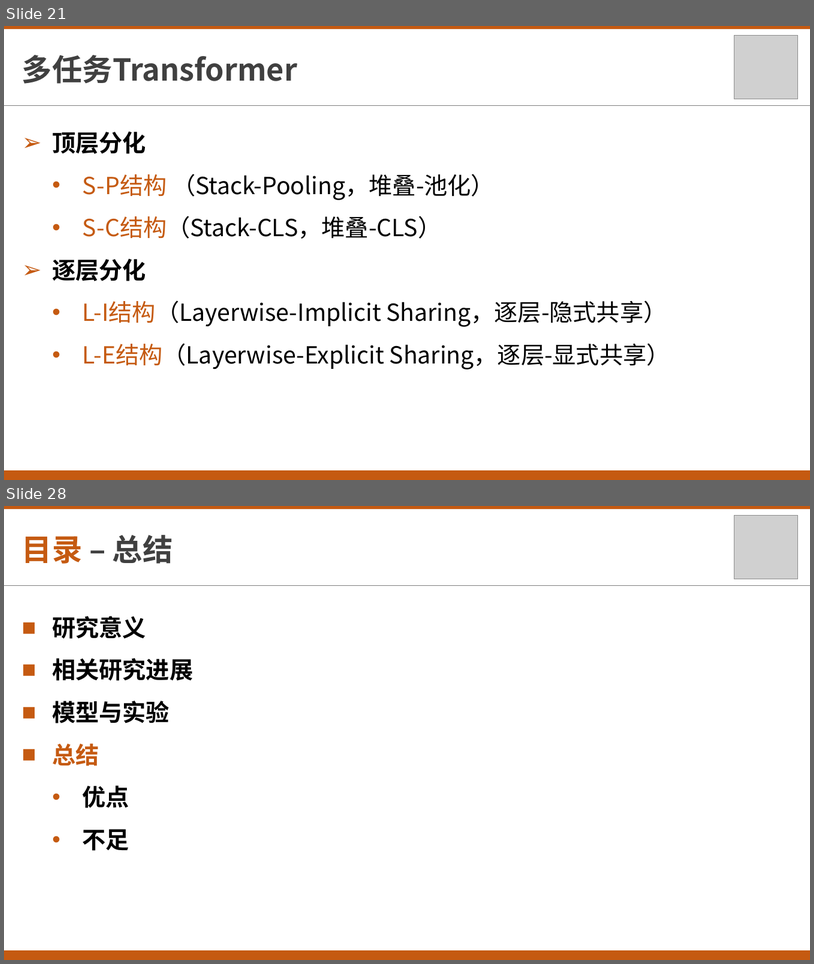
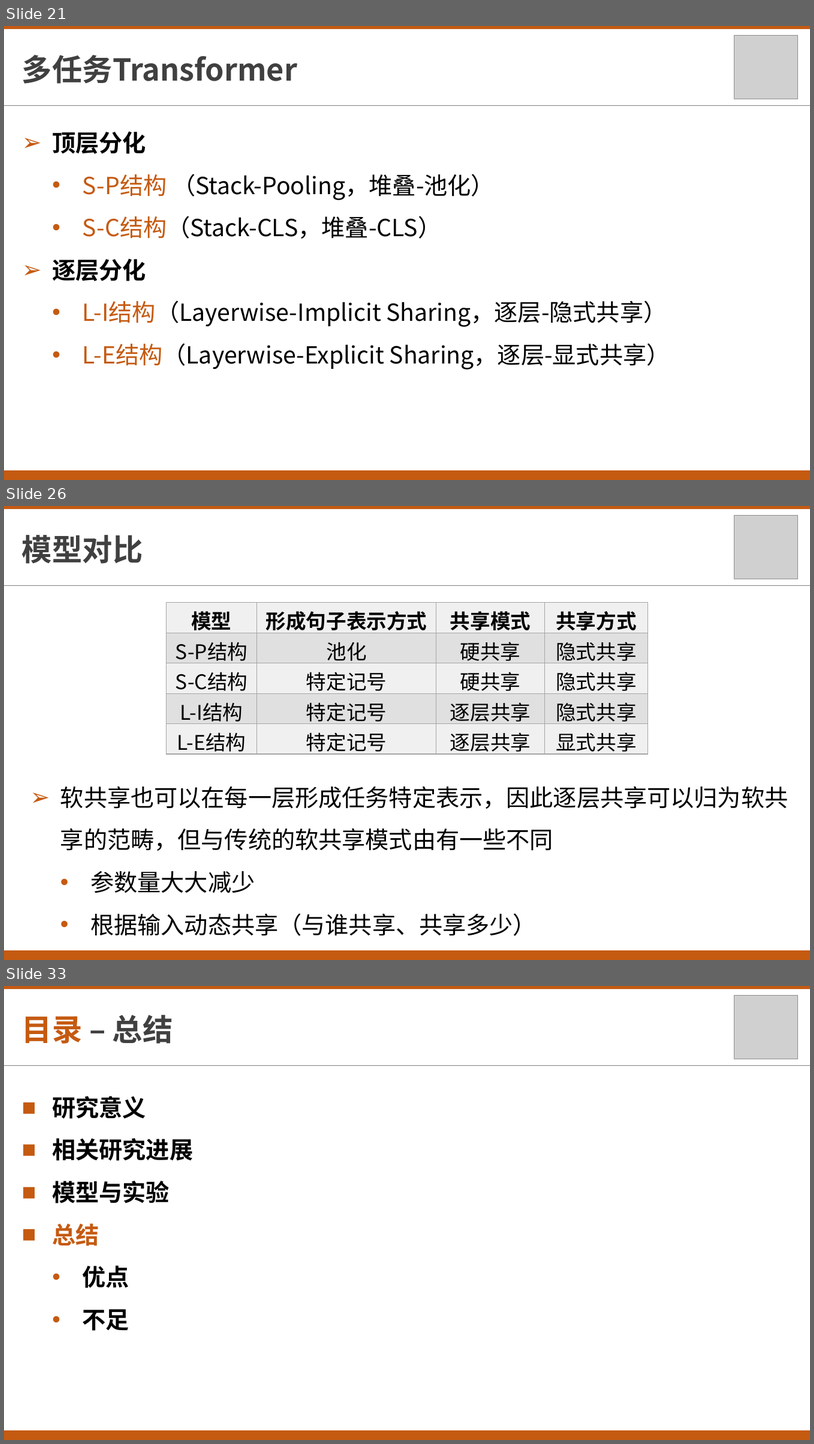
Before and after one commit to txsun1997/Bachelor-Thesis-XDU, a slide deck: materials/毕业设计答辩.pptx. Shown one above the other, each under a label of ours: slides 21 and 28 before the commit, slides 21, 26 and 33 after it; the slides between them are not shown. The pictures are 814x964 and 814x1444 pixels, drawn with LibreOffice and Linux fonts; fonts in the diff are those of the drawing; grey boxes stand for pictures. Boxes give left, top, right and bottom in pixels: in the first picture for what was removed or moved away, otherwise in the second. Text is boxed around its words. In the diff, an @@ line names an element or a change of style, - is before the commit and + after.

```diff
--- a/materials/毕业设计答辩.pptx
+++ b/materials/毕业设计答辩.pptx
@@ slide 26 added at (4, 506, 810, 960), background #FFFFFF @@
@@ rectangle added at (4, 506, 810, 509), fill #C55A11 @@
@@ picture added at (735, 515, 799, 579) @@
@@ text added at (22, 535, 143, 564), 36 pt, text #404040, bold @@
+模型对比
@@ line added from (4, 585) to (810, 585), #808080 0.5 pt @@
@@ table added at (166, 603, 648, 757), 5 rows, 4 columns @@
+模型 | 形成句子表示方式 | 共享模式 | 共享方式
+S-P结构 | 池化 | 硬共享 | 隐式共享
+S-C结构 | 特定记号 | 硬共享 | 隐式共享
+L-I结构 | 特定记号 | 逐层共享 | 隐式共享
+L-E结构 | 特定记号 | 逐层共享 | 显式共享
@@ text added at (60, 786, 789, 936), 28 pt, text #000000 @@
+➢ 软共享也可以在每一层形成任务特定表示，因此逐层共享可以归为软共享的范畴，但与传统的软共享模式由有一些不同
+  • 参数量大大减少
+  • 根据输入动态共享（与谁共享、共享多少）
@@ rectangle added at (4, 950, 810, 960), fill #C55A11 @@
@@ what was slide 28 is now slide 33 @@
```
Also in this commit, not shown: 6 slides changed, 5 other slides added.
